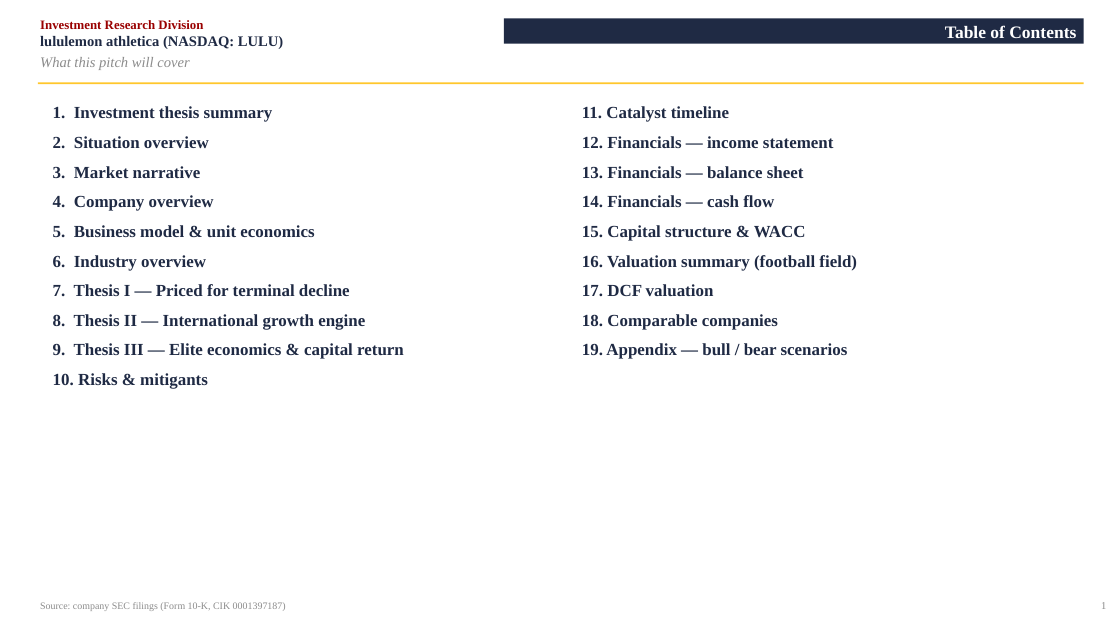
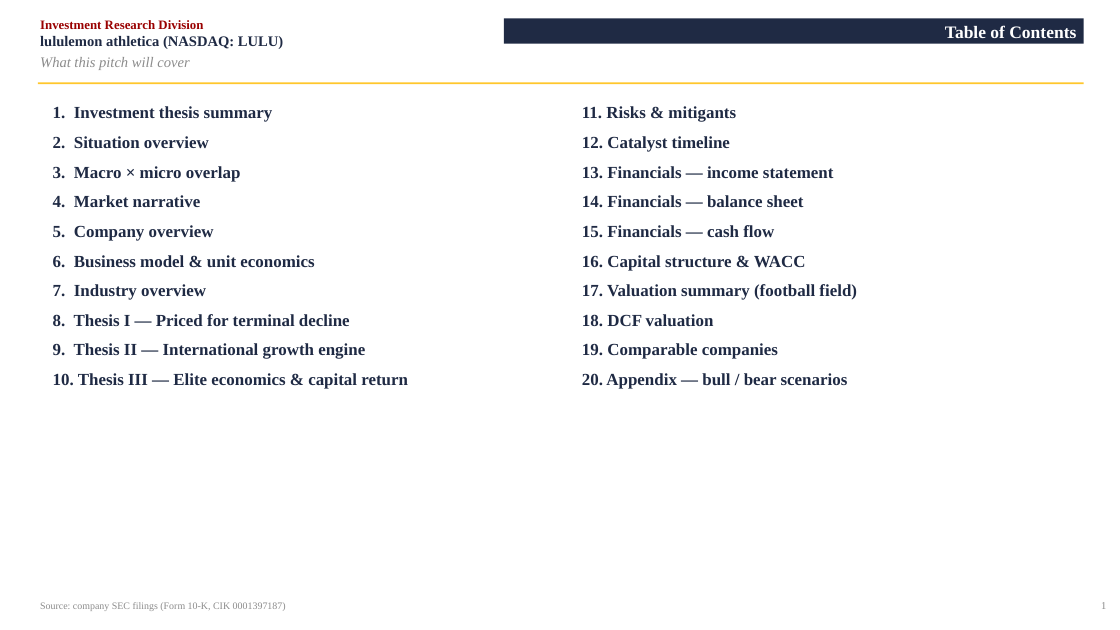
Before and after one commit to vengeanceaiUSC/RM, a slide deck: slide 2 of LULU/LULU_Investment_Pitch_Deck.pptx. Drawn at 1120x630 pixels with LibreOffice and Linux fonts; fonts in the diff are those of the drawing. Boxes give left, top, right and bottom in pixels: in the first picture for what was removed or moved away, otherwise in the second. Text is boxed around its words. In the diff, an @@ line names an element or a change of style, - is before the commit and + after.

```diff
--- a/LULU/LULU_Investment_Pitch_Deck.pptx
+++ b/LULU/LULU_Investment_Pitch_Deck.pptx
@@ text at (582,106,857,389): text changed @@
-11. Catalyst timeline
-12. Financials — income statement
-13. Financials — balance sheet
-14. Financials — cash flow
-15. Capital structure & WACC
-16. Valuation summary (football field)
-17. DCF valuation
-18. Comparable companies
-19. Appendix — bull / bear scenarios
+11. Risks & mitigants
+12. Catalyst timeline
+13. Financials — income statement
+14. Financials — balance sheet
+15. Financials — cash flow
+16. Capital structure & WACC
+17. Valuation summary (football field)
+18. DCF valuation
+19. Comparable companies
+20. Appendix — bull / bear scenarios
@@ text at (53,166,408,389): text changed @@
-3. Market narrative
-4. Company overview
-5. Business model & unit economics
-6. Industry overview
-7. Thesis I — Priced for terminal decline
-8. Thesis II — International growth engine
-9. Thesis III — Elite economics & capital return
-10. Risks & mitigants
+3. Macro × micro overlap
+4. Market narrative
+5. Company overview
+6. Business model & unit economics
+7. Industry overview
+8. Thesis I — Priced for terminal decline
+9. Thesis II — International growth engine
+10. Thesis III — Elite economics & capital return
```
Also in this commit, not shown: 18 other slides changed, 1 slide added, 4 other files.
